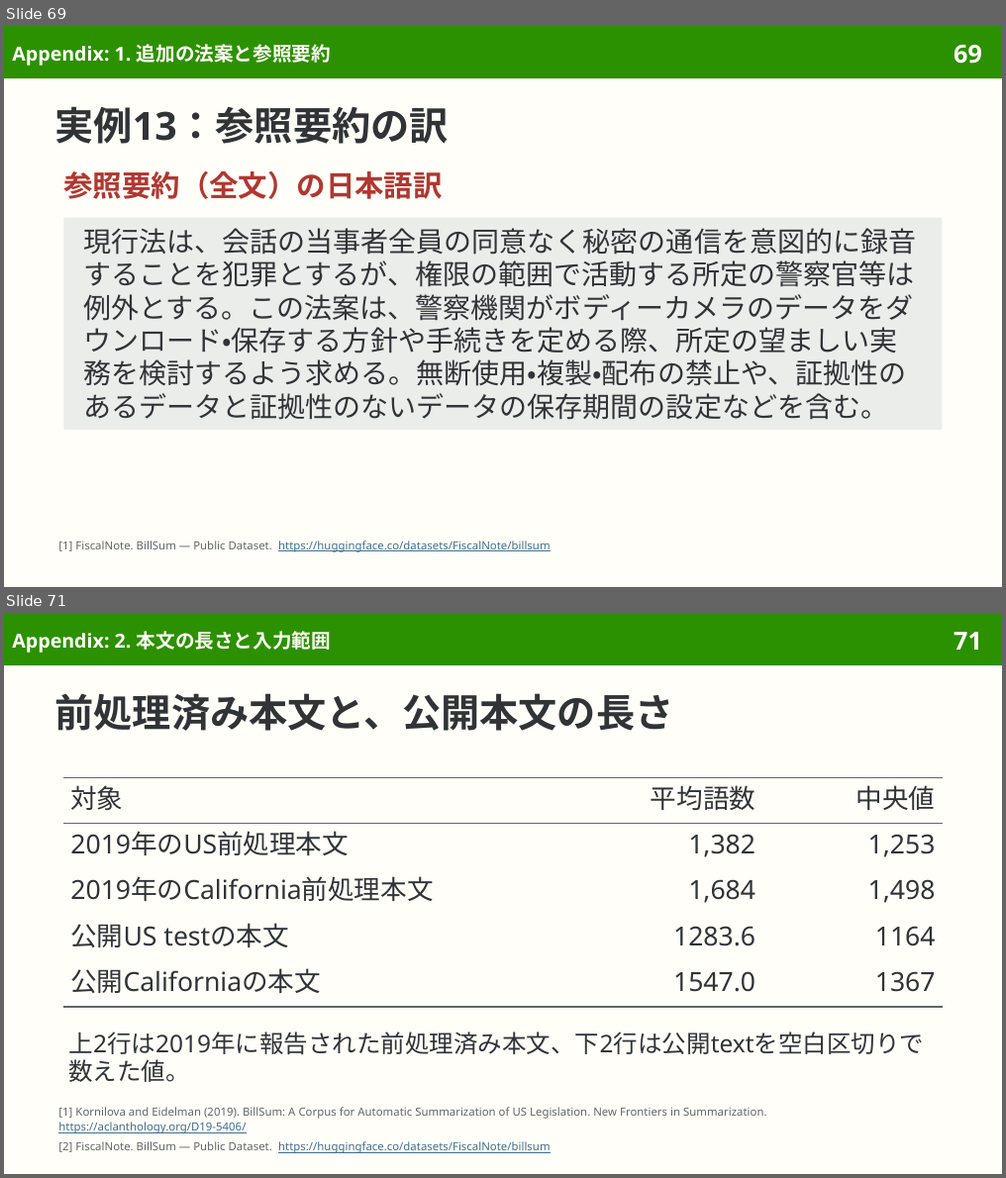
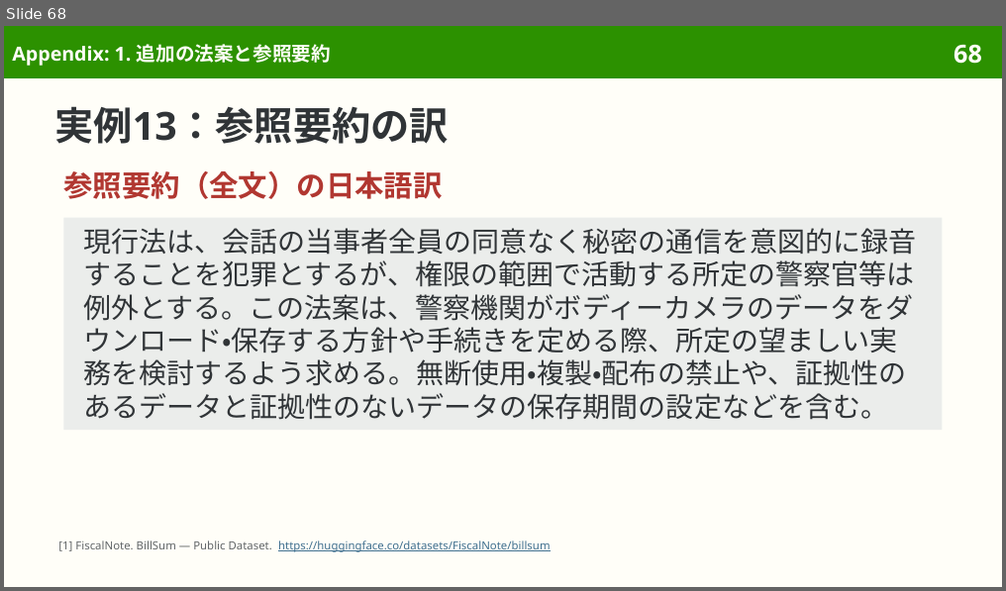
Before and after one commit to sasakiy84/datasets-in-10-minutes, a slide deck: slides/datasets-in-10-minutes-billsum.pptx. Shown one above the other, each under a label of ours: slides 69 and 71 before the commit, slide 68 after it; the slides between them are not shown. The pictures are 1006x1178 and 1006x591 pixels, drawn with LibreOffice and Linux fonts; fonts in the diff are those of the drawing. Boxes give left, top, right and bottom in pixels: in the first picture for what was removed or moved away, otherwise in the second. Text is boxed around its words. In the diff, an @@ line names an element or a change of style, - is before the commit and + after.

Commit message:
Center BillSum on legislative summaries and cross-legislature evaluation

```diff
--- a/slides/datasets-in-10-minutes-billsum.pptx
+++ b/slides/datasets-in-10-minutes-billsum.pptx
@@ slide 71 removed at [4,613,1002,1174], background #FFFEF8; not listed: 2 template elements that a slide beside it also shows @@
@@ title removed at [12,631,331,653] @@
-Appendix: 2. 本文の長さと入力範囲
@@ title removed at [55,693,674,731] @@
-前処理済み本文と、公開本文の長さ
@@ table removed at [63,777,943,1007], 5 rows, 3 columns @@
-対象 | 平均語数 | 中央値
-2019年のUS前処理本文 | 1,382 | 1,253
-2019年のCalifornia前処理本文 | 1,684 | 1,498
-公開US testの本文 | 1283.6 | 1164
-公開Californiaの本文 | 1547.0 | 1367
@@ text removed at [68,1032,924,1082] @@
-上2行は2019年に報告された前処理済み本文、下2行は公開textを空白区切りで数えた値。
@@ text removed at [58,1107,767,1154] @@
-[1] Kornilova and Eidelman (2019). BillSum: A Corpus for Automatic Summarization of US Legislation. New Frontiers in Summarization.
-https://aclanthology.org/D19-5406/
-[2] FiscalNote. BillSum — Public Dataset. https://huggingface.co/datasets/FiscalNote/billsum
@@ what was slide 69 is now slide 68 @@
@@ page number at [953,44,982,64]: text changed @@
-69
+68
```
Also in this commit, not shown: 12 slides changed, 4 other slides removed, 48 other files.
